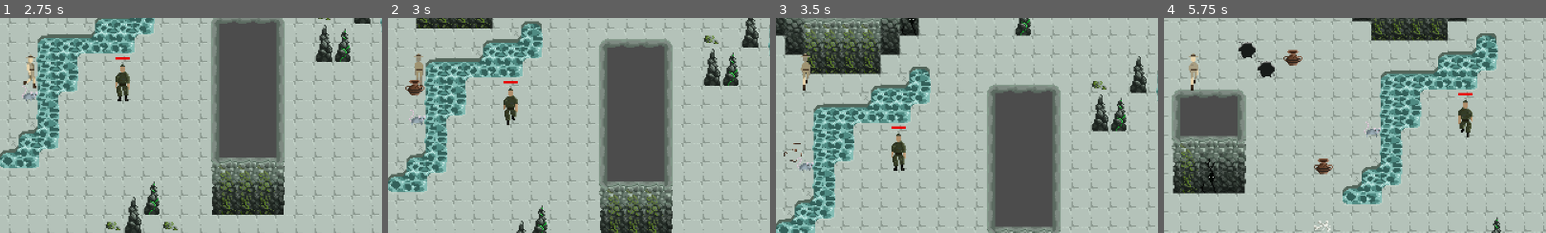
Above: before the commit, frames 1-4 (left to right).
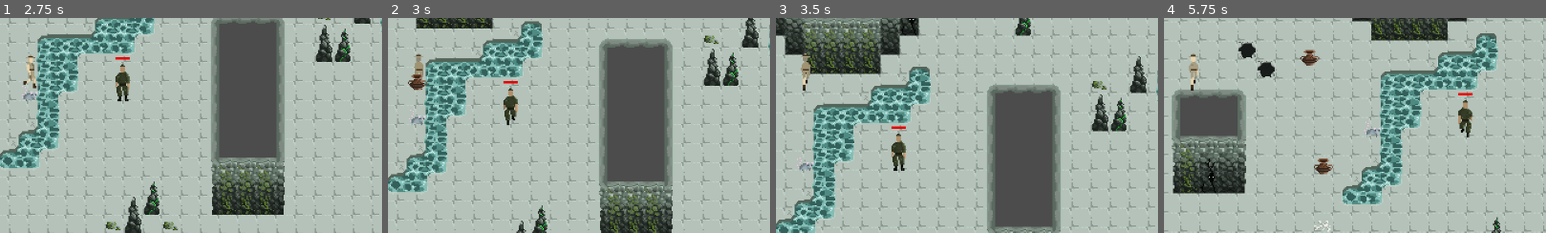
Above: after the commit, the same moments.

Repository: mirogon/Archaeology
Game: Godot game, scene res://Scenes/Main.tscn
Two runs of this game, one before a commit and one after it. Both use one fixed random seed, a clock stepped at 60 frames per second and the inputs below. The engine's default icon, where the game draws it, is replaced by a stand-in: a white triangle on a blue panel in a dark square.
Inputs (mouse positions are % of the whole screen's width and height, from its top left):
- Up to frame 1 (2.75 s): move the mouse to (72, 45) at 0.52 s; hold Right (ui_right) 0.53-1.28 s; click (72, 45) at 0.67 s; move the mouse to (30, 55) at 1.27 s; hold Down (ui_down) 1.28-2.03 s; move the mouse to (60, 28) at 2.02 s; hold Right (ui_right) from 2.03 s (still down)
- Up to frame 2 (3 s): tap Enter at 2.75 s; move the mouse to (45, 70) at 2.77 s; release Right (ui_right) at 2.78 s; hold Up (ui_up) from 2.78 s (still down); click (45, 70) at 2.92 s
- Up to frame 3 (3.5 s): keep holding Up (ui_up)
- Up to frame 4 (5.75 s): move the mouse to (80, 65) at 3.52 s; release Up (ui_up) at 3.53 s; hold Left (ui_left) 3.53-5.03 s; move the mouse to (20, 35) at 4.27 s; move the mouse to (55, 50) at 5.02 s; hold Down (ui_down) from 5.03 s (still down); click (55, 50) at 5.17 s
The pictures show only the part of the screen within x 46-96%, y 38-88%; the shares and areas given below are measured in that part.

Frame 1 is identical in both runs. In frame 2, 0.3% of the frame differs, in the area x 4-11%, y 26-36%; in frame 3, less than 0.1%; in frame 4, 0.5%, in the area x 31-41%, y 14-23%.

Commit message:
HealingProjectile is now a Syringe, Vase now also breaks from colliding with walls

Diff:
--- a/Scenes/HealingProjectile.tscn
+++ b/Scenes/HealingProjectile.tscn
@@ -1,21 +1,38 @@
-[gd_scene load_steps=4 format=2]
+[gd_scene load_steps=8 format=2]
 
 [ext_resource path="res://Scripts/HealingProjectile.gd" type="Script" id=1]
-[ext_resource path="res://icon.png" type="Texture" id=2]
+[ext_resource path="res://Asstes/Items/Syringe.png" type="Texture" id=2]
+[ext_resource path="res://Scenes/SpriteRotator.gd" type="Script" id=3]
+[ext_resource path="res://Scenes/SpriteRotator.tscn" type="PackedScene" id=4]
 
 [sub_resource type="RectangleShape2D" id=1]
-extents = Vector2( 3, 3 )
+extents = Vector2( 4, 4 )
+
+[sub_resource type="AtlasTexture" id=2]
+atlas = ExtResource( 2 )
+region = Rect2( 0, 0, 8, 8 )
+
+[sub_resource type="SpriteFrames" id=3]
+animations = [ {
+"frames": [ SubResource( 2 ) ],
+"loop": true,
+"name": "default",
+"speed": 5.0
+} ]
 
 [node name="HealingProjectile" type="Area2D"]
 script = ExtResource( 1 )
-heal_value = 50
+heal_value = 25
+move_speed = 150
 
 [node name="CollisionShape2D" type="CollisionShape2D" parent="."]
 shape = SubResource( 1 )
 
-[node name="Sprite" type="Sprite" parent="."]
-modulate = Color( 0.219608, 1, 0, 1 )
-scale = Vector2( 0.1, 0.1 )
-texture = ExtResource( 2 )
+[node name="AnimatedSprite" type="AnimatedSprite" parent="."]
+frames = SubResource( 3 )
+
+[node name="SpriteRotator" parent="." instance=ExtResource( 4 )]
+script = ExtResource( 3 )
+rotation_speed = 8.0
 
 [connection signal="area_entered" from="." to="." method="_on_HealingProjectile_area_entered"]
--- a/Scenes/Projectile.tscn
+++ b/Scenes/Projectile.tscn
@@ -51,11 +51,12 @@
 "frames": [ SubResource( 2 ), SubResource( 3 ), SubResource( 4 ), SubResource( 5 ), SubResource( 6 ), SubResource( 7 ), SubResource( 8 ), SubResource( 9 ), SubResource( 10 ), SubResource( 11 ) ],
 "loop": true,
 "name": "Vase_Breaking",
-"speed": 20.0
+"speed": 25.0
 } ]
 
 [node name="Projectile" type="Area2D"]
 script = ExtResource( 2 )
+moveSpeed = 175
 
 [node name="CollisionShape2D" type="CollisionShape2D" parent="."]
 position = Vector2( 0, 1 )
--- /dev/null
+++ b/Scenes/SpriteRotator.gd
@@ -0,0 +1,12 @@
+extends Node2D
+
+export var rotation_speed = 1.0
+
+# Called when the node enters the scene tree for the first time.
+func _ready():
+	pass # Replace with function body.
+
+
+# Called every frame. 'delta' is the elapsed time since the previous frame.
+func _process(delta):
+	get_parent().get_node("AnimatedSprite").rotation += delta * rotation_speed
--- /dev/null
+++ b/Scenes/SpriteRotator.tscn
@@ -0,0 +1,3 @@
+[gd_scene format=2]
+
+[node name="SpriteRotator" type="Node2D"]
--- a/Scripts/Projectile.gd
+++ b/Scripts/Projectile.gd
@@ -19,6 +19,9 @@
 		var healthSystem = body.get_node("HealthSystem") as HealthSystem
 		healthSystem.take_damage(hitDamage)
 		moveSpeed = 0
+	elif body is TileMap:
+		$AnimatedSprite.play("Vase_Breaking")
+		moveSpeed = 0
 
 func _on_AnimatedSprite_animation_finished():
 	queue_free()
